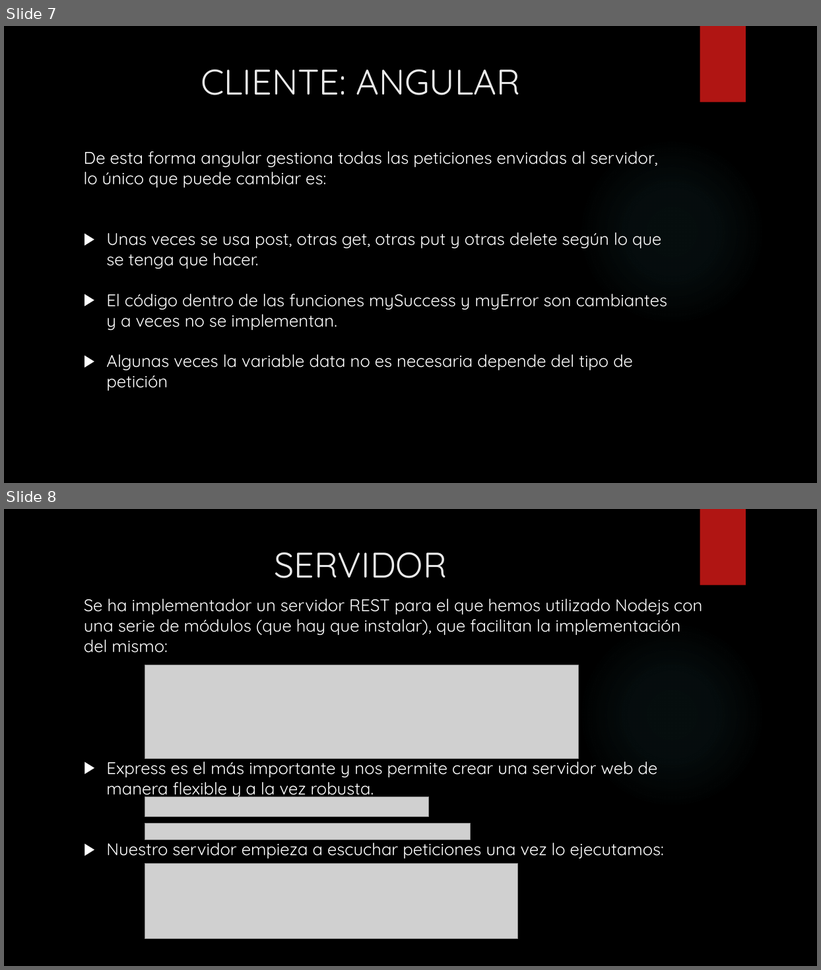
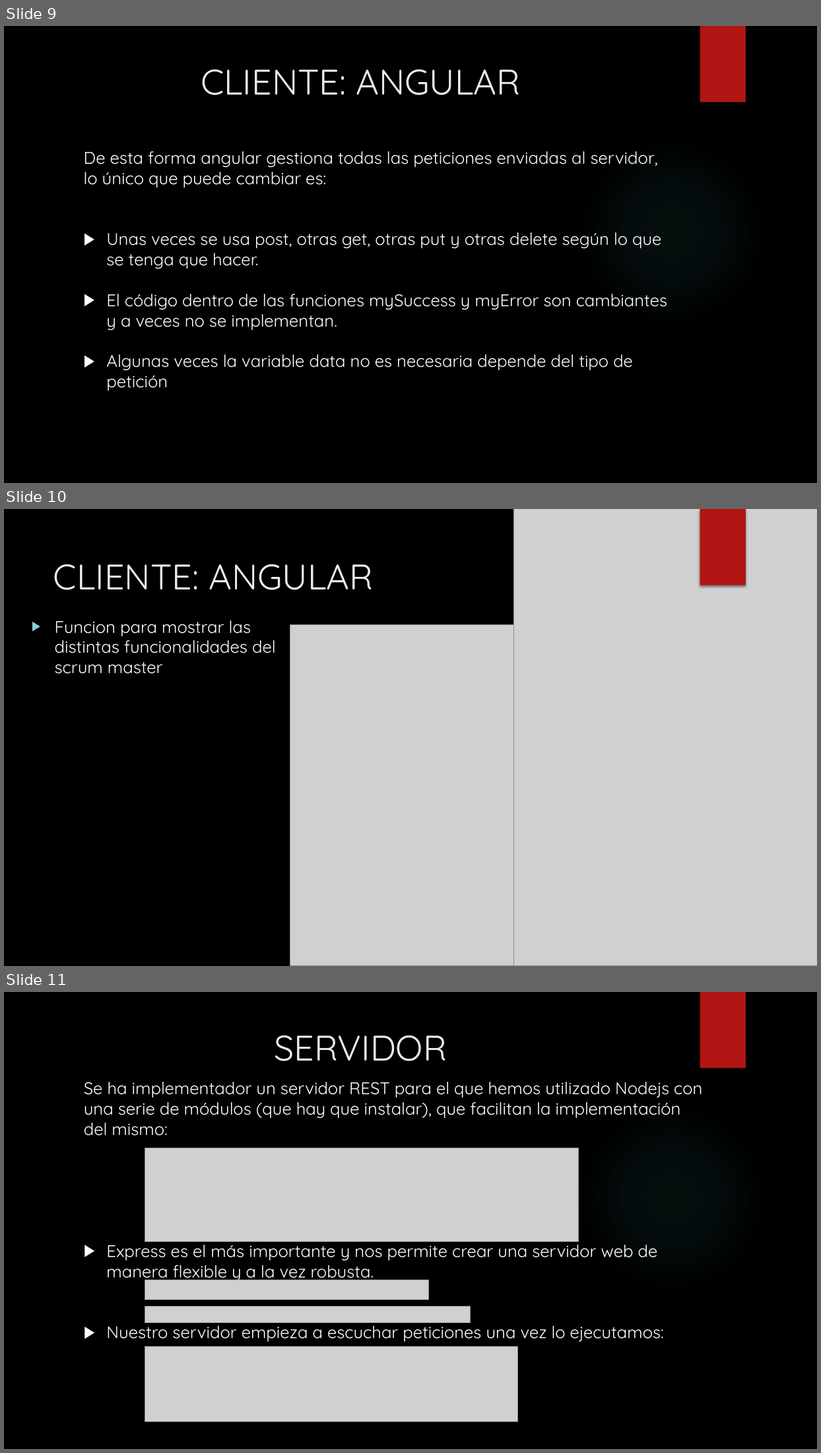
Before and after one commit to pesaura/LaboratorioTrabajo, a slide deck: LABORATORIO DE INGENIERIA.pptx. Shown one above the other, each under a label of ours: slides 7 and 8 before the commit, slides 9, 10 and 11 after it. The pictures are 821x970 and 821x1453 pixels, drawn with LibreOffice and Linux fonts; fonts in the diff are those of the drawing; grey boxes stand for pictures; background and template pictures are left out. Boxes give left, top, right and bottom in pixels: in the first picture for what was removed or moved away, otherwise in the second. Text is boxed around its words. In the diff, an @@ line names an element or a change of style, - is before the commit and + after.

```diff
--- a/LABORATORIO DE INGENIERIA.pptx
+++ b/LABORATORIO DE INGENIERIA.pptx
@@ slide 10 added at (x1=4, y1=509, x2=817, y2=966), background picture (left out) @@
@@ picture added at (x1=514, y1=509, x2=817, y2=966) @@
@@ rectangle added at (x1=700, y1=509, x2=746, y2=586), fill #B01513 @@
@@ title added at (x1=54, y1=564, x2=374, y2=590), 42 pt, text #EBEBEB @@
+CLIENTE: ANGULAR
@@ text added at (x1=55, y1=621, x2=276, y2=674), 20 pt, text #FFFFFF @@
+▶ Funcion para mostrar las distintas funcionalidades del scrum master
@@ picture added at (x1=290, y1=625, x2=515, y2=966) @@
@@ what was slide 7 is now slide 9 @@
@@ what was slide 8 is now slide 11 @@
```
Also in this commit, not shown: 3 other slides added, 3 other files.
